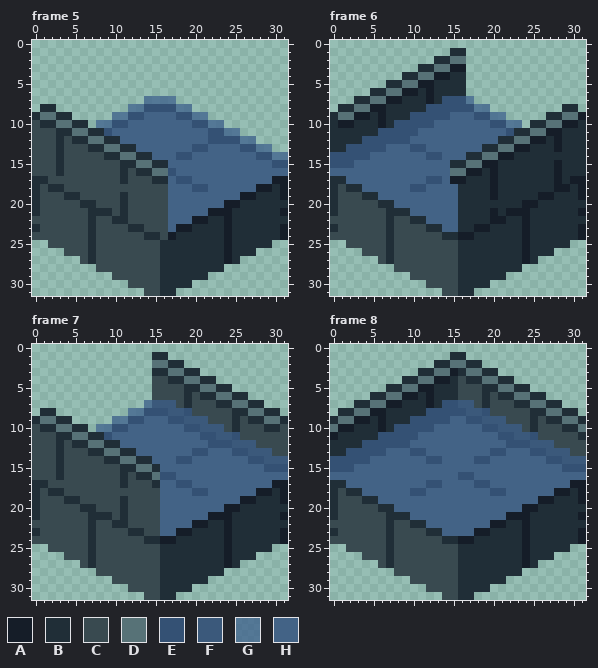
A pixel-art file gets an edit: assets/img/settlements/tileset_aqueduct.aseprite. Above, as it was before the edit.
32x32 pixels, 16 frames. Colours within 5 levels of each other are drawn and written as one. Shown: frame 5, frame 6, frame 7, frame 8. The commit also changed other frames, which this record leaves out.
Palette (. is transparent): A #151d28  B #202e37  C #394a50  D #577277  E #345174  F #3b597b  G #3c5e8bba  H #436386
After:
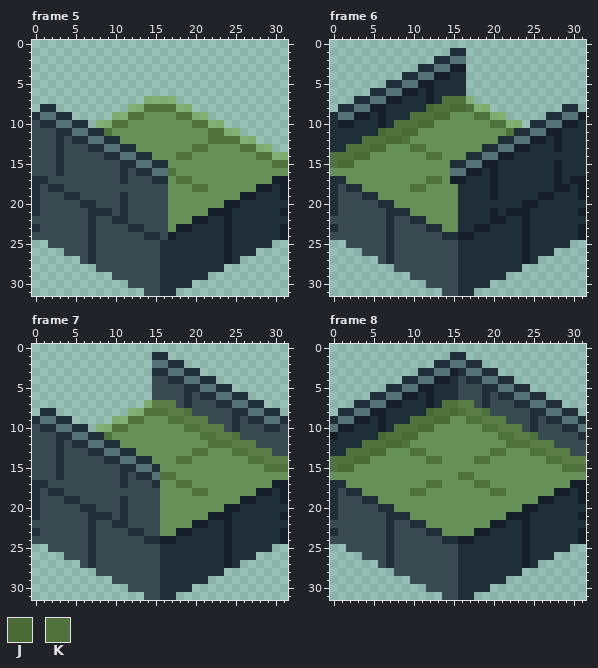
Colours new in this view: J #4b6a37  K #50723e
The edit:
layer "Water" now hidden
layer "Layer 1" opacity 56% added
@@ palette @@
-F #3b597b
+F #5b7e49
-G #3c5e8bba
+G #75a7438f
-H #436386
+H #68905a
--- frame 5, layer "Layer 1"
@@ x 0..31 @@
  7 ..............GGGG..............
- 8 .BB.........GGEEEEGG............
- 9 BDDBB.....GGEEHHHHEEGG..........
-10 CBBDDBB.GGEEHHHHHHHHEEGG........
-11 CCCBBDDBBEHHHHHHHHHHHHEEGG......
-12 CCCBCBBDDBBHHHHHHHHHHHEEEEGG....
-13 CCCBCCCBBDDBBHHHHHHHEEHHHHEEGG..
-14 CCCBCCCCCBBDDBBHHHEEHHHHHHHHEEGG
-15 CCCBCCCCCCCBBDDBBHHHHHHHHHHHHHEE
-16 CCCBCCCCCCCBCBBDDEHHHHHHHHHHHHHH
-17 BBCCCCCCCCCBCCCBBHEEHHHHHHHHHHAA
-18 BCBBCCCCCCCCCCCCCHHHEEHHHHHHAABA
+ 8 .BB.........GGKKKKGG............
+ 9 BDDBB.....GGKKHHHHKKGG..........
+10 CBBDDBB.GGKKHHHHHHHHKKGG........
+11 CCCBBDDBBKHHHHHHHHHHHHKKGG......
+12 CCCBCBBDDBBHHHHHHHHHHHKKKKGG....
+13 CCCBCCCBBDDBBHHHHHHHKKHHHHKKGG..
+14 CCCBCCCCCBBDDBBHHHKKHHHHHHHHKKGG
+15 CCCBCCCCCCCBBDDBBHHHHHHHHHHHHHKK
+16 CCCBCCCCCCCBCBBDDKHHHHHHHHHHHHHH
+17 BBCCCCCCCCCBCCCBBHKKHHHHHHHHHHAA
+18 BCBBCCCCCCCCCCCCCHHHKKHHHHHHAABA
 19 BCCCBBCCCCCBCCCCCHHHHHHHHHAABBBA
--- frame 6, layer "Layer 1"
@@ x 0..31 @@
  6 .....BBDDAABABBBB...............
- 7 ...BBDDAABBBABEEEG..............
- 8 .BBDDAABBBBBEEEEEEGG.........BB.
- 9 BDDAABABBBEEEEEHHHEEGG.....BBDDA
-10 BAABBBABEEEEEHHHHHHHEEGG.BBDDAAB
-11 BBBBBBEEEEEHHHHHHHHHHHEBBDDAABBB
-12 BBBBEEEEEEHHHHHHHHHHHBBDDAABABBB
-13 BBEEEEEHHHEEHHHHHHHBBDDAABBBABBB
-14 EEEEEHHHHHHHEEHHHBBDDAABBBBBBBBB
-15 EEEHHHHHHHHHHHHBBDDAABBBBBBBABBB
+ 7 ...BBDDAABBBABKKKG..............
+ 8 .BBDDAABBBBBJKKJJKGG.........BB.
+ 9 BDDAABABBBKKKJJHHHKKGG.....BBDDA
+10 BAABBBABKKKJJHHHHHHHKKGG.BBDDAAB
+11 BBBBBBJKKJJHHHHHHHHHHHKBBDDAABBB
+12 BBBBKKKJJKHHHHHHHHHHHBBDDAABABBB
+13 BBKKKJJHHHKKHHHHHHHBBDDAABBBABBB
+14 KKKJJHHHHHHHKKHHHBBDDAABBBBBBBBB
+15 KJJHHHHHHHHHHHHBBDDAABBBBBBBABBB
 16 HHHHHHHHHHHHHHHDDAABABBBBBBBABBB
-17 BBHHHHHHHHHHEEHAABBBABBBBBBBABAA
-18 BCBBHHHHHHEEHHHHBBBBABBBBBBBAABA
+17 BBHHHHHHHHHHKKHAABBBABBBBBBBABAA
+18 BCBBHHHHHHKKHHHHBBBBABBBBBBBAABA
 19 BCCCBBHHHHHHHHHHBBBBABBBBBAABBBA
--- frame 7, layer "Layer 1"
@@ x 0..31 @@
  7 ..............GFFFCBCCCBBDDBB...
- 8 .BB.........GGEEEFFECCCCCBBDDBB.
- 9 BDDBB.....GGEEHHHEEFFFCCCBCBBDDB
-10 CBBDDBB.GGEEHHHHHHHEEFFFCBCCCBBC
-11 CCCBBDDBBEHHHHHHHHHHHEEFFECCCCCC
-12 CCCBCBBDDBBHHHHHHHHHHHEEEFFFCCCC
-13 CCCBCCCBBDDBBHHHHHHHEEHHHEEFFFCC
-14 CCCBCCCCCBBDDBBHHHEEHHHHHHHEEFFF
-15 CCCBCCCCCCCBBDDBHHHHHHHHHHHHHEEE
-16 CCCBCCCCCCCBCBBDEEHHHHHHHHHHHHHH
-17 BBCCCCCCCCCBCCCBHHEEHHHHHHHHHHAA
-18 BCBBCCCCCCCCCCCCHHHHEEHHHHHHAABA
+ 8 .BB.........GGKKKFFKCCCCCBBDDBB.
+ 9 BDDBB.....GGKKHHHKKFFFCCCBCBBDDB
+10 CBBDDBB.GGKKHHHHHHHKKFFFCBCCCBBC
+11 CCCBBDDBBKHHHHHHHHHHHKKFFKCCCCCC
+12 CCCBCBBDDBBHHHHHHHHHHHKKKFFFCCCC
+13 CCCBCCCBBDDBBHHHHHHHKKHHHKKFFFCC
+14 CCCBCCCCCBBDDBBHHHKKHHHHHHHKKFFF
+15 CCCBCCCCCCCBBDDBHHHHHHHHHHHHHKKK
+16 CCCBCCCCCCCBCBBDKKHHHHHHHHHHHHHH
+17 BBCCCCCCCCCBCCCBHHKKHHHHHHHHHHAA
+18 BCBBCCCCCCCCCCCCHHHHKKHHHHHHAABA
 19 BCCCBBCCCCCBCCCCHHHHHHHHHHAABBBA
--- frame 8, layer "Layer 1"
@@ x 0..31 @@
  6 .....BBDDAABABBBCCCBCBBDDBB.....
- 7 ...BBDDAABBBABEEFFCBCCCBBDDBB...
- 8 .BBDDAABBBBBEEEEEFFECCCCCBBDDBB.
- 9 BDDAABABBBEEEEEHHEEFFFCCCBCBBDDB
-10 DAABBBABEEEEEHHHHHHEEFFFCBCCCBBD
-11 ABBBBBEEEEEHHHHHHHHHHEEFFECCCCCB
-12 BBBBEEEEEEHHHHHHHHHHHHEEEFFFCCCC
-13 BBEEEEEHHHEEHHHHHHHHEEHHHEEFFFCC
-14 EEEEEHHHHHHHEEHHHHEEHHHHHHHEEFFF
-15 EEEHHHHHHHHHHHHHHHHHHHHHHHHHHEEE
-16 HHHHHHHHHHHHHHHHEEHHHHHHHHHHHHHH
-17 BBHHHHHHHHHHEEHHHHEEHHHHHHHHHHAA
-18 BCBBHHHHHHEEHHHHHHHHEEHHHHHHAABA
+ 7 ...BBDDAABBBABKKFFCBCCCBBDDBB...
+ 8 .BBDDAABBBBBJKKJKFFKCCCCCBBDDBB.
+ 9 BDDAABABBBKKKJJHHKKFFFCCCBCBBDDB
+10 DAABBBABKKKJJHHHHHHKKFFFCBCCCBBD
+11 ABBBBBJKKJJHHHHHHHHHHKKFFKCCCCCB
+12 BBBBKKKJJKHHHHHHHHHHHHKKKFFFCCCC
+13 BBKKKJJHHHKKHHHHHHHHKKHHHKKFFFCC
+14 KKKJJHHHHHHHKKHHHHKKHHHHHHHKKFFF
+15 KJJHHHHHHHHHHHHHHHHHHHHHHHHHHKKK
+16 HHHHHHHHHHHHHHHHKKHHHHHHHHHHHHHH
+17 BBHHHHHHHHHHKKHHHHKKHHHHHHHHHHAA
+18 BCBBHHHHHHKKHHHHHHHHKKHHHHHHAABA
 19 BCCCBBHHHHHHHHHHHHHHHHHHHHAABBBA
Where, in picture pixels (left, top, right, bottom), the same in both pictures:
changed: (96, 96, 288, 232)
changed: (330, 96, 522, 232)
changed: (96, 400, 288, 536)
changed: (330, 400, 586, 536)
